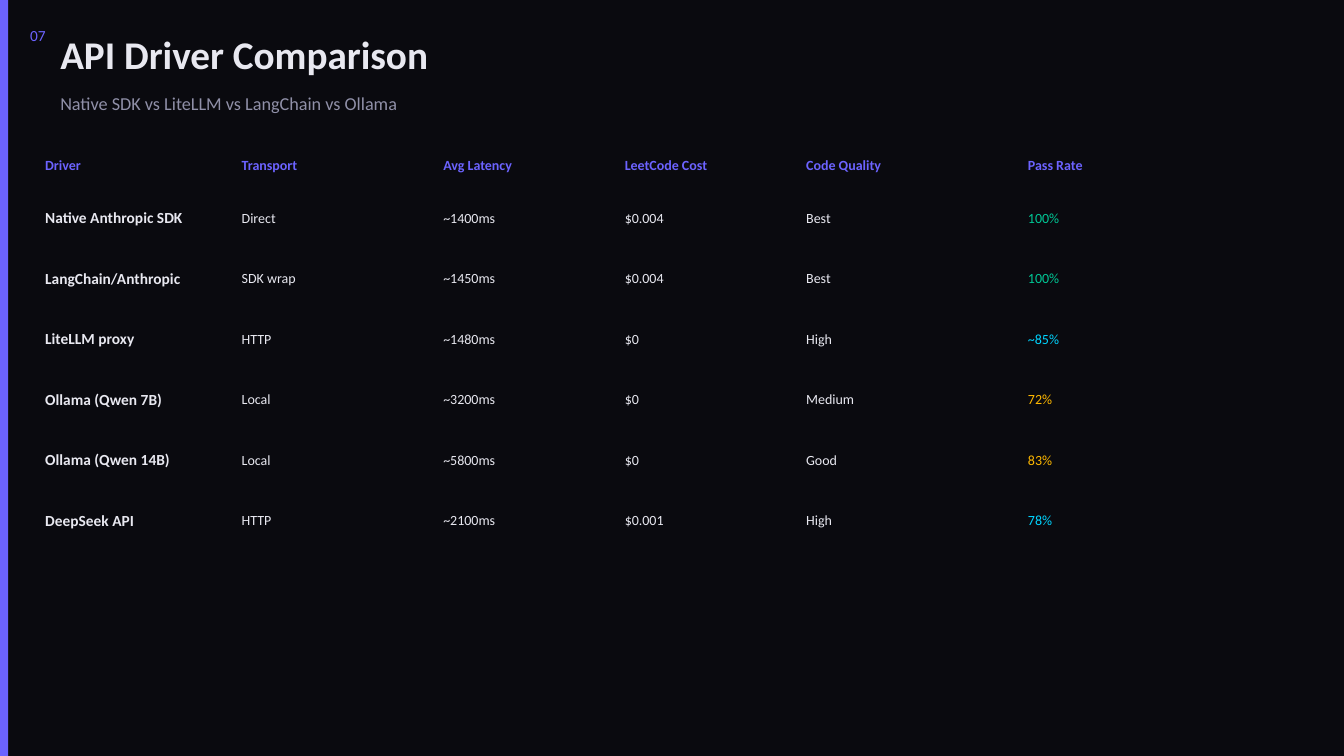
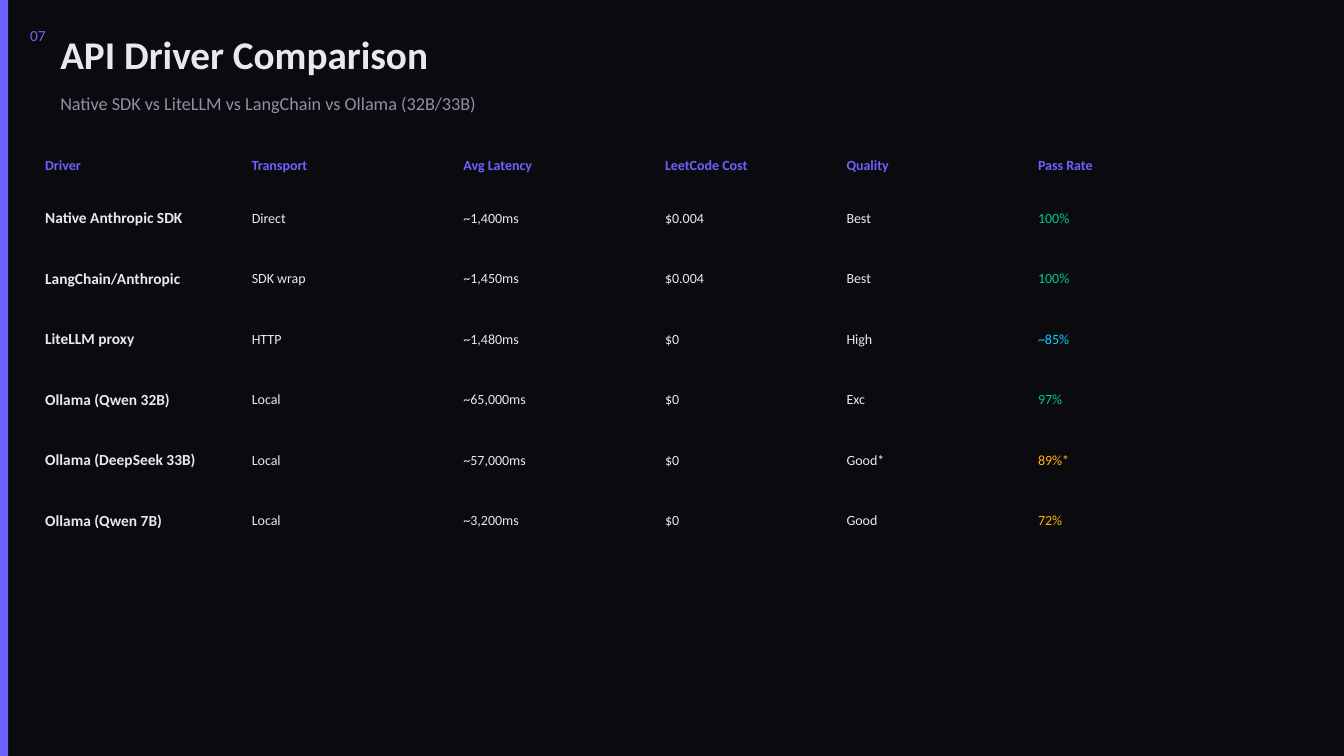
Before and after one commit to dhir-man/Claude-Trading-Bot, a slide deck: slide 7 of LLM-Coding-Eval-Report.pptx. Drawn at 1344x756 pixels with LibreOffice and Linux fonts; fonts in the diff are those of the drawing. Boxes give left, top, right and bottom in pixels: in the first picture for what was removed or moved away, otherwise in the second. Text is boxed around its words. In the diff, an @@ line names an element or a change of style, - is before the commit and + after.

```diff
--- a/LLM-Coding-Eval-Report.pptx
+++ b/LLM-Coding-Eval-Report.pptx
@@ text at box(60, 97, 476, 113): text changed @@
-Native SDK vs LiteLLM vs LangChain vs Ollama
+Native SDK vs LiteLLM vs LangChain vs Ollama (32B/33B)
@@ text "Avg Latency": place and size @@
-text "Avg Latency" at box(443, 161, 512, 173)
+text "Avg Latency" at box(463, 161, 532, 173)
@@ text at box(847, 160, 889, 173): text changed @@
-Code Quality
+Quality
@@ text at box(463, 214, 518, 225): text changed @@
-~1400ms
+~1,400ms
@@ text at box(463, 274, 518, 285): text changed @@
-~1450ms
+~1,450ms
@@ text at box(463, 334, 518, 346): text changed @@
-~1480ms
+~1,480ms
@@ text at box(45, 393, 170, 407): text changed @@
-Ollama (Qwen 7B)
+Ollama (Qwen 32B)
@@ text at box(463, 394, 525, 406): text changed @@
-~3200ms
+~65,000ms
@@ text at box(847, 395, 865, 404): text changed @@
-Medium
+Exc
@@ text at box(1038, 394, 1062, 404): text changed; text colour #FFB800 to #00C896 @@
-72%
+97%
@@ 10 texts: place and size @@
-10 texts at box(242, 161, 1082, 465)
+10 texts at box(252, 161, 1092, 465)
@@ 9 texts: place and size @@
-9 texts at box(625, 160, 832, 467)
+9 texts at box(665, 160, 873, 467)
@@ text at box(45, 453, 195, 468): text changed @@
-Ollama (Qwen 14B)
+Ollama (DeepSeek 33B)
@@ text at box(463, 456, 525, 467): text changed @@
-~5800ms
+~57,000ms
@@ text at box(847, 455, 885, 465): text changed @@
-Good
+Good*
@@ text at box(1038, 455, 1069, 465): text changed @@
-83%
+89%*
@@ text at box(45, 514, 162, 528): text changed @@
-DeepSeek API
+Ollama (Qwen 7B)
@@ text at box(252, 515, 281, 525): text changed @@
-HTTP
+Local
@@ text at box(463, 516, 518, 527): text changed @@
-~2100ms
+~3,200ms
@@ text at box(665, 516, 679, 527): text changed @@
-$0.001
+$0
@@ text at box(847, 515, 878, 525): text changed @@
-High
+Good
@@ text at box(1038, 515, 1062, 525): text changed; text colour #00D4FF to #FFB800 @@
-78%
+72%
```
Also in this commit, not shown: 6 other slides changed, 3 slides added, 3 slides removed, 5 other files.
